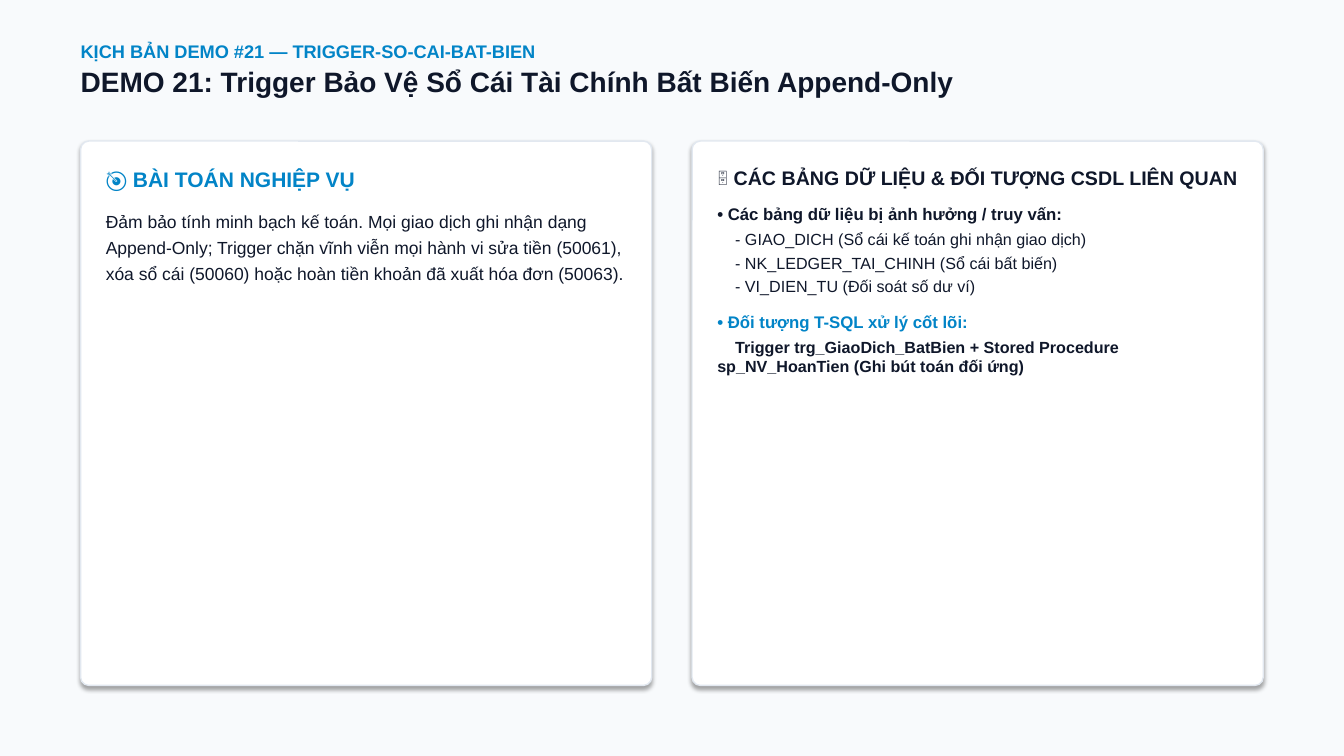
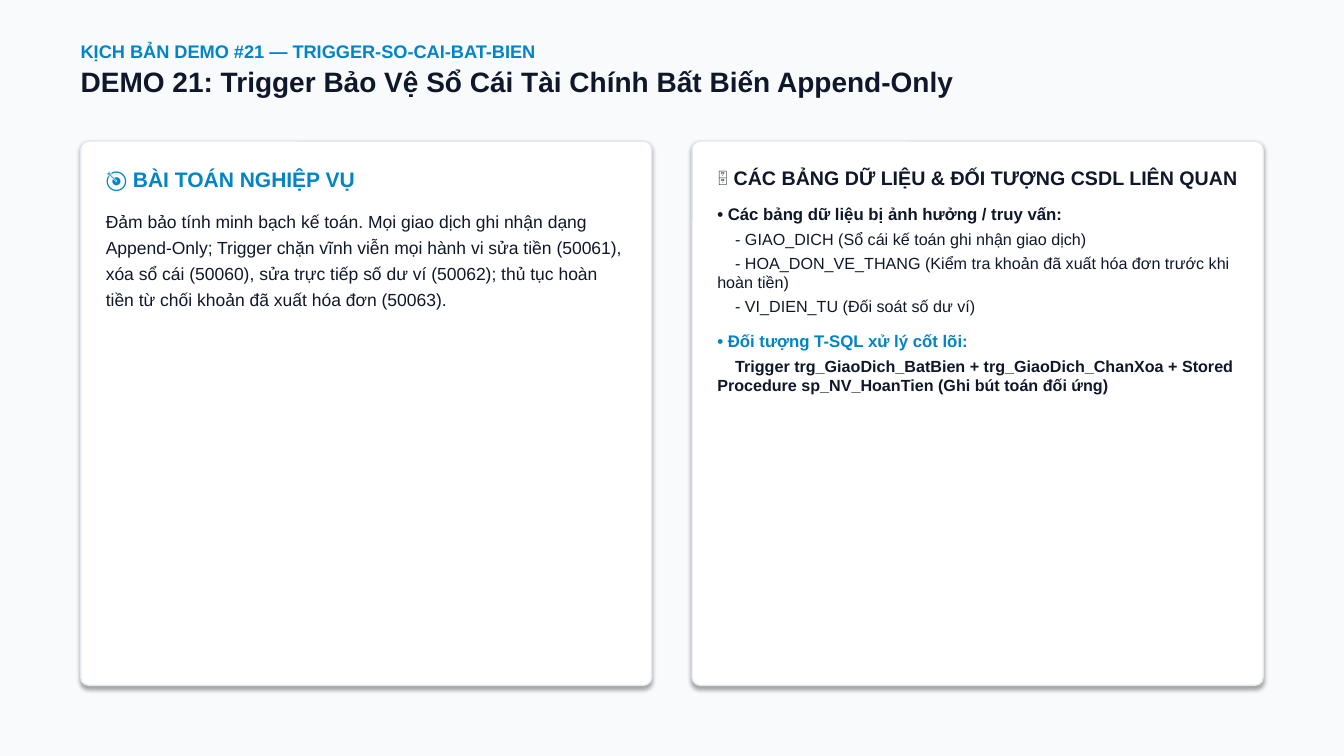
Before and after one commit to 25730084-LeThanhTu/qltt-parking-lot-management, a slide deck: slide 24 of docs/Slides_DoAn_QuanLyChuoiBaiDoXe.pptx. Drawn at 1344x756 pixels with LibreOffice and Linux fonts; fonts in the diff are those of the drawing. Boxes give left, top, right and bottom in pixels: in the first picture for what was removed or moved away, otherwise in the second. Text is boxed around its words. In the diff, an @@ line names an element or a change of style, - is before the commit and + after.

```diff
--- a/docs/Slides_DoAn_QuanLyChuoiBaiDoXe.pptx
+++ b/docs/Slides_DoAn_QuanLyChuoiBaiDoXe.pptx
@@ text at <box>106,214,622,310</box>: text changed @@
-Đảm bảo tính minh bạch kế toán. Mọi giao dịch ghi nhận dạng Append-Only; Trigger chặn vĩnh viễn mọi hành vi sửa tiền (50061), xóa sổ cái (50060) hoặc hoàn tiền khoản đã xuất hóa đơn (50063).
+Đảm bảo tính minh bạch kế toán. Mọi giao dịch ghi nhận dạng Append-Only; Trigger chặn vĩnh viễn mọi hành vi sửa tiền (50061), xóa sổ cái (50060), sửa trực tiếp số dư ví (50062); thủ tục hoàn tiền từ chối khoản đã xuất hóa đơn (50063).
@@ text at <box>717,256,1230,292</box>: text changed @@
-- NK_LEDGER_TAI_CHINH (Sổ cái bất biến)
+- HOA_DON_VE_THANG (Kiểm tra khoản đã xuất hóa đơn trước khi hoàn tiền)
@@ text at <box>717,360,1233,395</box>: text changed @@
-Trigger trg_GiaoDich_BatBien + Stored Procedure sp_NV_HoanTien (Ghi bút toán đối ứng)
+Trigger trg_GiaoDich_BatBien + trg_GiaoDich_ChanXoa + Stored Procedure sp_NV_HoanTien (Ghi bút toán đối ứng)
```
Also in this commit, not shown: 2 other slides changed.
